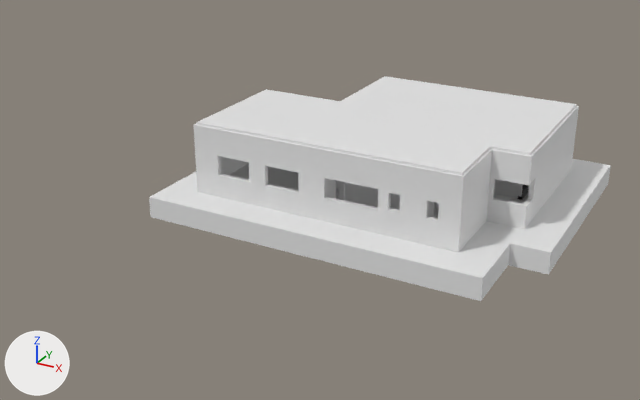
What one commit did to the glTF model public/models/houses/House1.glb.
Both versions are drawn from a 50 mm lens placed at (27.6, -36.4, 19.4), pointed at (6.1, 2.5, -0.1). Every picture has the same lights, and +X, +Y and +Z are marked at lower left. Where no turn or scale is listed for an object, it has been applied to the vertices. Vertices at the same position are counted once.

The first picture shows '1', '1.001', 'Cube.016', 'roof', 'walls'.
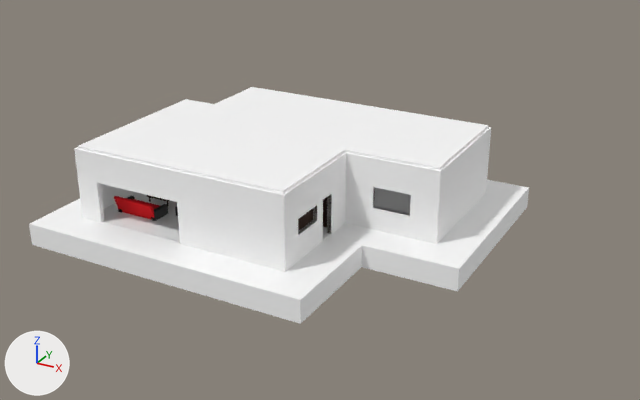
Where the newer file only moved an object's origin or applied its transform, the numbers keep the older frame.

Where the change shows, as pixel boxes (x1, y1, x2, y2) in the pictures (640 x 400 px):
'walls', recoloured, mesh turned: before (193, 106, 579, 252); after (74, 127, 491, 272)
'1.001', recoloured, moved, turned: before (149, 159, 611, 301); after (29, 180, 529, 324)
'roof', recoloured, moved, turned: before (197, 76, 576, 175); after (78, 87, 488, 194)
'1', recoloured, mesh turned, moved: before (229, 163, 529, 218); after (103, 188, 411, 242)
'Cube.019', recoloured, reshaped, moved, turned, rescaled (not visible before): after (114, 196, 168, 221)
'Cube.016', recoloured, reshaped, moved, turned, rescaled (not visible afterwards): before (494, 179, 528, 200)
'Kitchen', added: after (298, 197, 327, 231)
'walls.001', added: after (301, 187, 376, 233)
'Cube.018', recoloured, reshaped (not visible before): after (147, 195, 170, 205)
'Cube.015', recoloured: (175, 206, 178, 216) in both

Diff of the bpy script that builds the scene:
```diff
--- a/public/models/houses/House1.glb.py
+++ b/public/models/houses/House1.glb.py
@@ mat_material_001 @@
 mat_material_001 = principled_material('Material.001')
-mat_material_001.base_color = (0.8, 0.8, 0.8)  # white #e7e7e7
+mat_material_001.base_color = (0.8, 0.0, 0.00601)  # red #e70012
@@ me_plane @@
 me_plane.from_pydata(...)  # 224 vertices, 528 faces; spans x -0.1..17.1, y -0.1..13.1, z 0.0..4.0
+# me_plane part 1: the whole mesh is turned -180 degrees about the z axis through its middle, then moved by (-3.3, -5.6, -0.1)
+me_plane.materials.append(mat_material_004)  # white #ffffff
@@ me_plane_001 @@
 me_plane_001.from_pydata(...)  # 24 vertices, 44 faces; spans x 0.0..17.0, y 0.0..13.0, z 3.9..4.1
+me_plane_001.materials.append(mat_material_006)  # white #ffffff
@@ me_cube_018 @@
 me_cube_018.from_pydata(...)  # 224 vertices, 432 faces; spans x -1.53..0.75, y -1.02..1.02, z -1.31..0.64
 # used by ob_cube_015; location = (12.55, 9.42, 0.8); scale = (0.6, 1.2, 0.6)
+# me_cube_018 part 3: the whole mesh is multiplied about its middle by the matrix ((0.0, 1.2, 0.0), (-0.6, 0.0, 0.0), (0.0, 0.0, 0.6)), then moved by (-0.64, -0.15, 0.93)
 me_cube_018.materials.append(mat_material_001)
@@ me_cube_021 @@
-me_cube_021.from_pydata(...)  # 56 vertices, 108 faces; spans x 14.03..15.47, y 8.922..9.922, z 0.505..0.595
-me_cube_021.materials.append(mat_material_001)  # white #e7e7e7
+me_cube_021.from_pydata(...)  # 120 vertices, 220 faces; spans x -1.755..-0.315, y -2.481..-1.481, z 0.198..0.595
+# me_cube_021 part 2: 120 vertices added at x -1.755..-0.315, y -2.481..-1.481, z 0.198..0.595
+me_cube_021.materials.append(mat_material_003)  # black #281000
@@ me_plane_002 @@
 me_plane_002.from_pydata(...)  # 24 vertices, 44 faces; spans x 0.0..17.0, y 0.0..13.0, z -1.0..0.2
+# me_plane_002 part 4: the whole mesh is turned -180 degrees about the z axis through its middle, then moved by (-3.3, -5.6, 0.0)
+me_plane_002.materials.append(mat_material_005)  # white #ffffff
@@ me_plane_005 @@
 me_plane_005.from_pydata(...)  # 24 vertices, 44 faces; spans x -2.0..19.0, y -2.0..15.0, z -1.0..0.2
+me_plane_005.materials.append(mat_material_006)  # white #ffffff
@@ ob_roof @@
 ob_roof = bpy.data.objects.new('roof', me_plane_001)
-ob_roof.location = (0.0, 0.0, 0.0)
+ob_roof.location = (13.72, 7.44, -0.14)
+ob_roof.rotation_euler = (0.0, 0.0, -3.142)  # degrees (0, 0, -180)
@@ ob_cube_016 @@
 ob_cube_016 = bpy.data.objects.new('Cube.016', me_cube_018)
-ob_cube_016.location = (14.75, 7.82, 0.8)
-ob_cube_016.rotation_euler = (0.0, 0.0, 1.571)  # degrees (0, 0, 90)
-ob_cube_016.scale = (0.6, 1.2, 0.6)
+ob_cube_016.location = (0.0, 0.0, -0.14)
@@ ob_cube_019 @@
 ob_cube_019 = bpy.data.objects.new('Cube.019', me_cube_018)
-ob_cube_019.location = (14.75, 11.02, 0.8)
-ob_cube_019.rotation_euler = (0.0, 0.0, -1.571)  # degrees (0, 0, -90)
-ob_cube_019.scale = (0.6, 1.2, 0.6)
+ob_cube_019.location = (0.0, 0.0, -0.14)
@@ ob_1 @@
 ob_1 = bpy.data.objects.new('1', me_plane_002)
-ob_1.location = (0.0, 0.0, 0.0)
+ob_1.location = (0.0, 0.0, -0.14)
@@ ob_1_001 @@
 ob_1_001 = bpy.data.objects.new('1.001', me_plane_005)
-ob_1_001.location = (0.0, 0.0, -0.1)
+ob_1_001.location = (13.72, 7.44, -0.16)
+ob_1_001.rotation_euler = (0.0, 0.0, -3.142)  # degrees (0, 0, -180)
@@ ob_walls_001 @@
+ob_walls_001 = bpy.data.objects.new('walls.001', me_plane_006)  # 132 vertices, 118 faces; spans x -17.1..-1.3, y -13.1..0.1, z 0.2..2.5; in mat_material_003 (black #281000)
+ob_walls_001.location = (13.72, 7.44, -0.14)
@@ ob_kitchen @@
+ob_kitchen = bpy.data.objects.new('Kitchen', me_cube_002)  # 78 vertices, 142 faces; spans x -2.0..2.9, y -3.9..1.9, z -1.0..2.0; in mat_material_003 (black #281000)
+ob_kitchen.location = (5.72, -1.56, 1.06)
```
